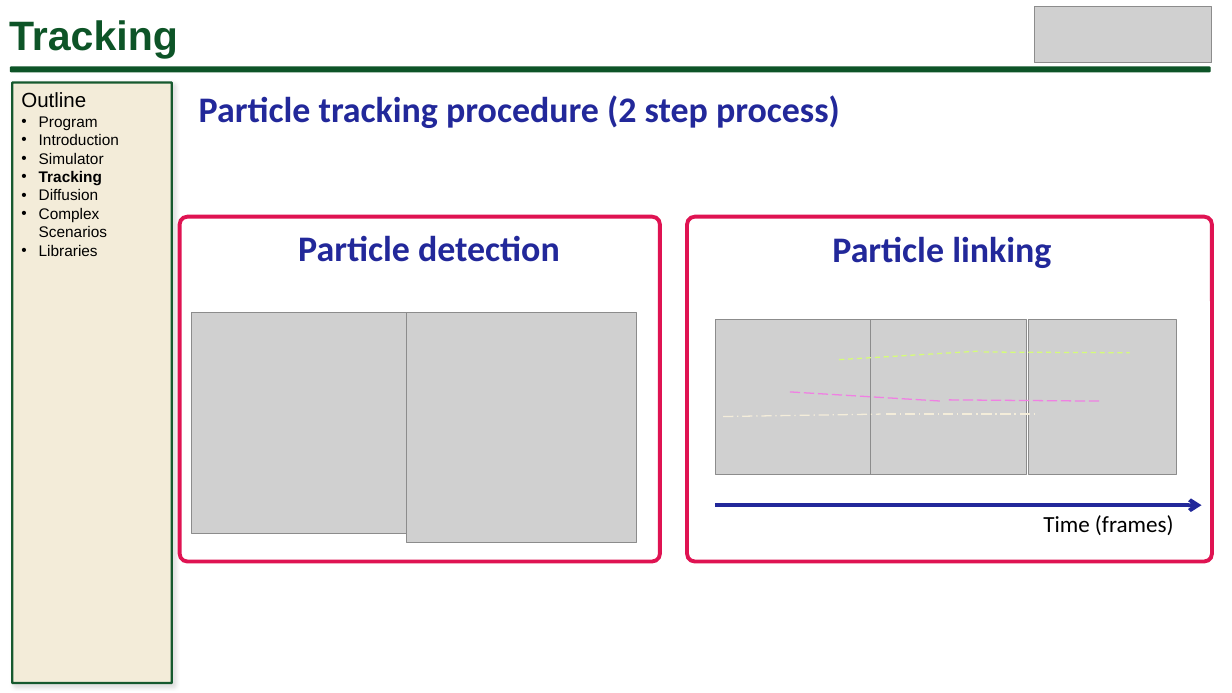
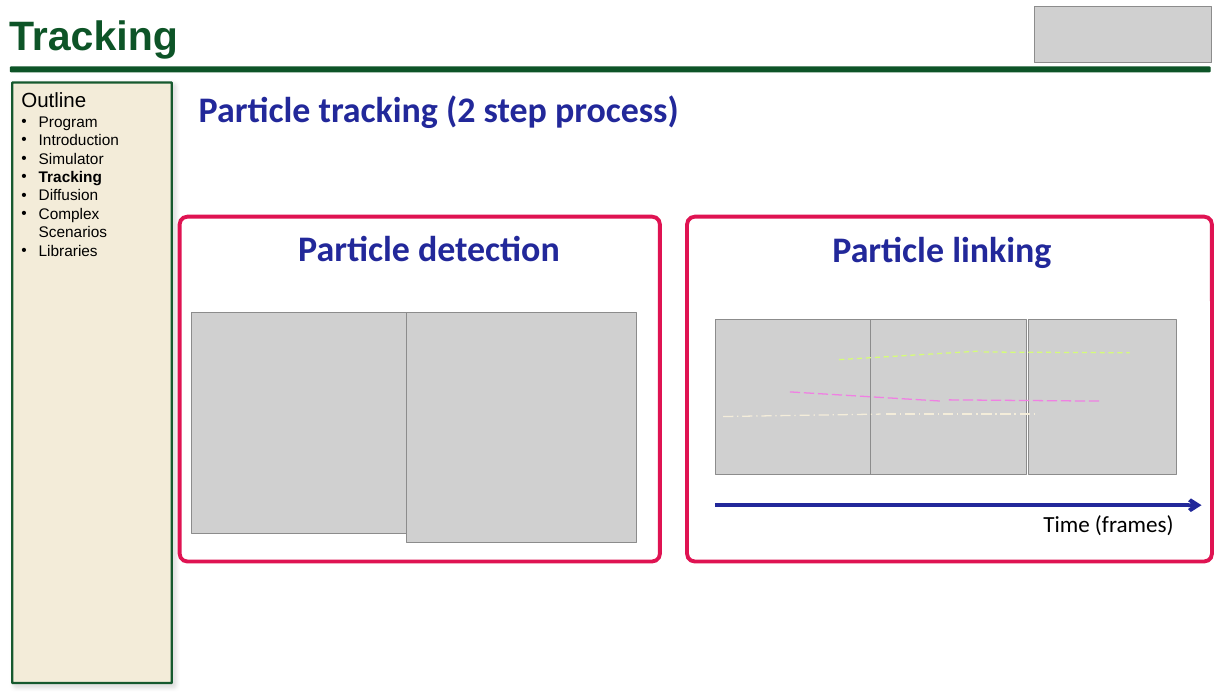
Before and after one commit to MunskyGroup/uqbio2021, a slide deck: slide 6 of module_1/presentation/Module_1b.pptx. Drawn at 1232x693 pixels with LibreOffice and Linux fonts; fonts in the diff are those of the drawing; grey boxes stand for pictures. Boxes give left, top, right and bottom in pixels: in the first picture for what was removed or moved away, otherwise in the second. Text is boxed around its words. In the diff, an @@ line names an element or a change of style, - is before the commit and + after.

```diff
--- a/module_1/presentation/Module_1b.pptx
+++ b/module_1/presentation/Module_1b.pptx
@@ text at bbox=[199, 95, 679, 128]: text changed @@
-Particle tracking procedure (2 step process)
+Particle tracking (2 step process)
```
Also in this commit, not shown: 1 other file.
